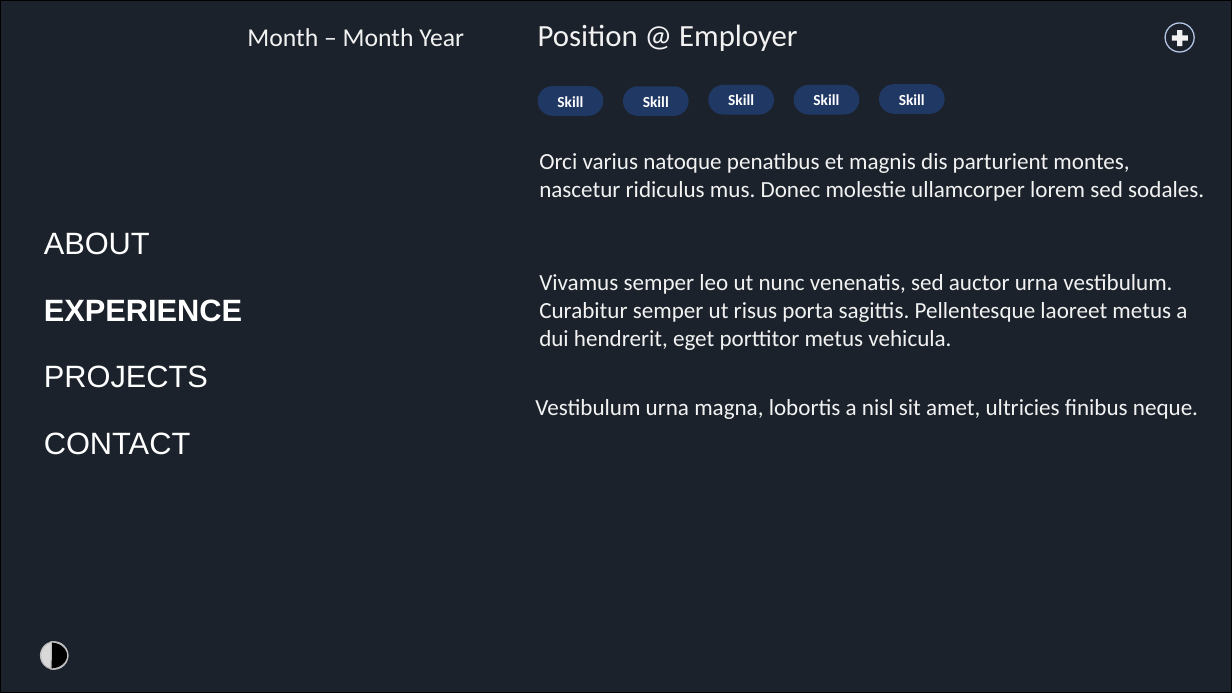
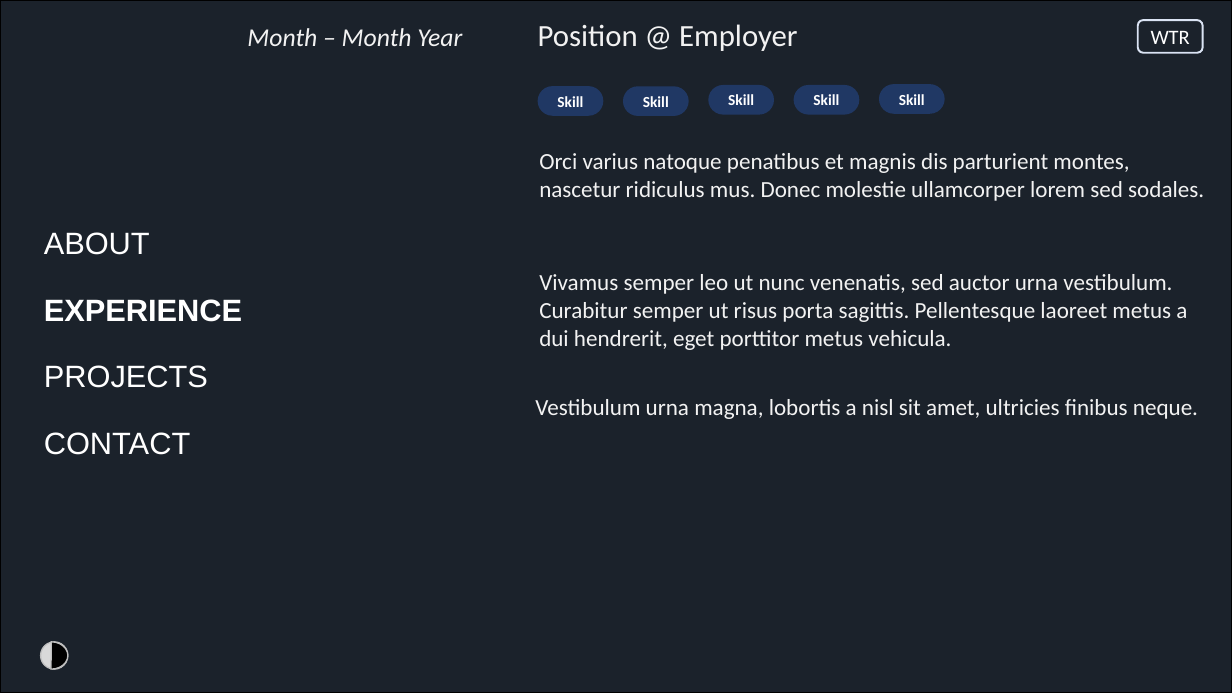
Before and after one commit to Jubessin/Jubessin.github.io, a slide deck: slide 3 of docs/concepts/1.0.0/design.pptx. Drawn at 1232x693 pixels with LibreOffice and Linux fonts; fonts in the diff are those of the drawing. Boxes give left, top, right and bottom in pixels: in the first picture for what was removed or moved away, otherwise in the second. Text is boxed around its words. In the diff, an @@ line names an element or a change of style, - is before the commit and + after.

```diff
--- a/docs/concepts/1.0.0/design.pptx
+++ b/docs/concepts/1.0.0/design.pptx
@@ text "Month – Month Year" at bbox=[247, 28, 462, 46]: italic on @@
@@ rounded rectangle added at bbox=[1138, 20, 1202, 53], outline #DAE3F3 1.5 pt, 16 pt, text #FFFFFF @@
+WTR
@@ ellipse removed at bbox=[1165, 23, 1194, 52] @@
@@ plus sign removed at bbox=[1169, 27, 1191, 49] @@
```
Also in this commit, not shown: 1 slide removed, 3 other files.
